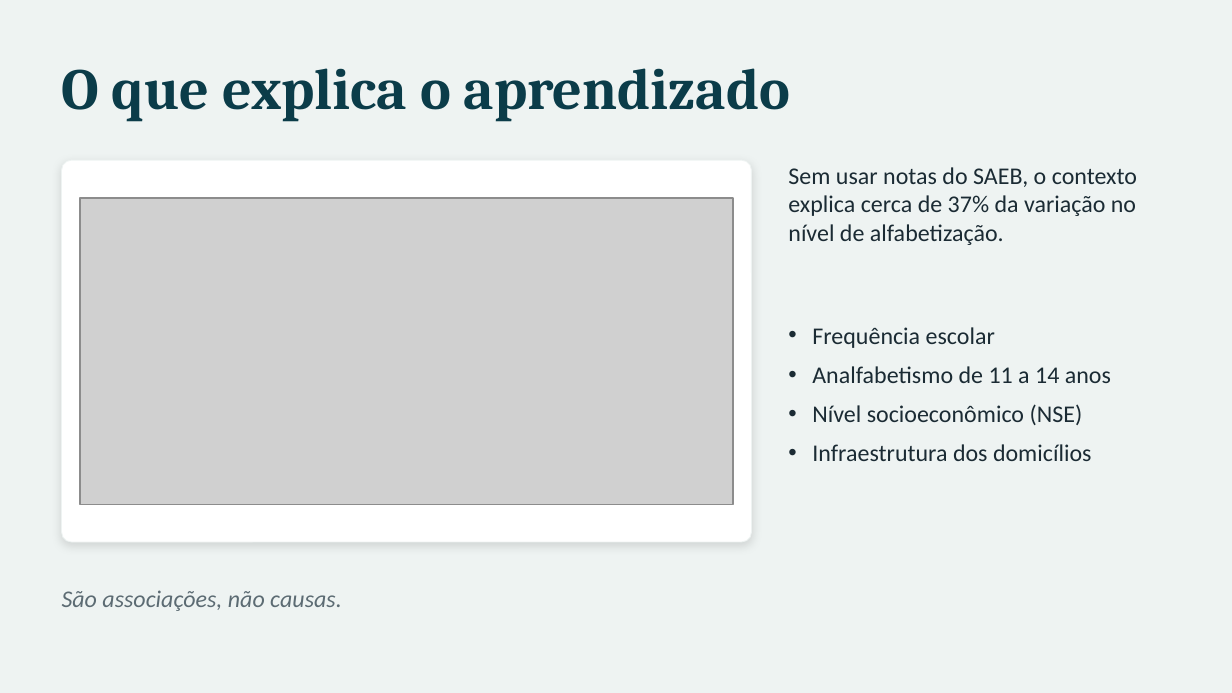
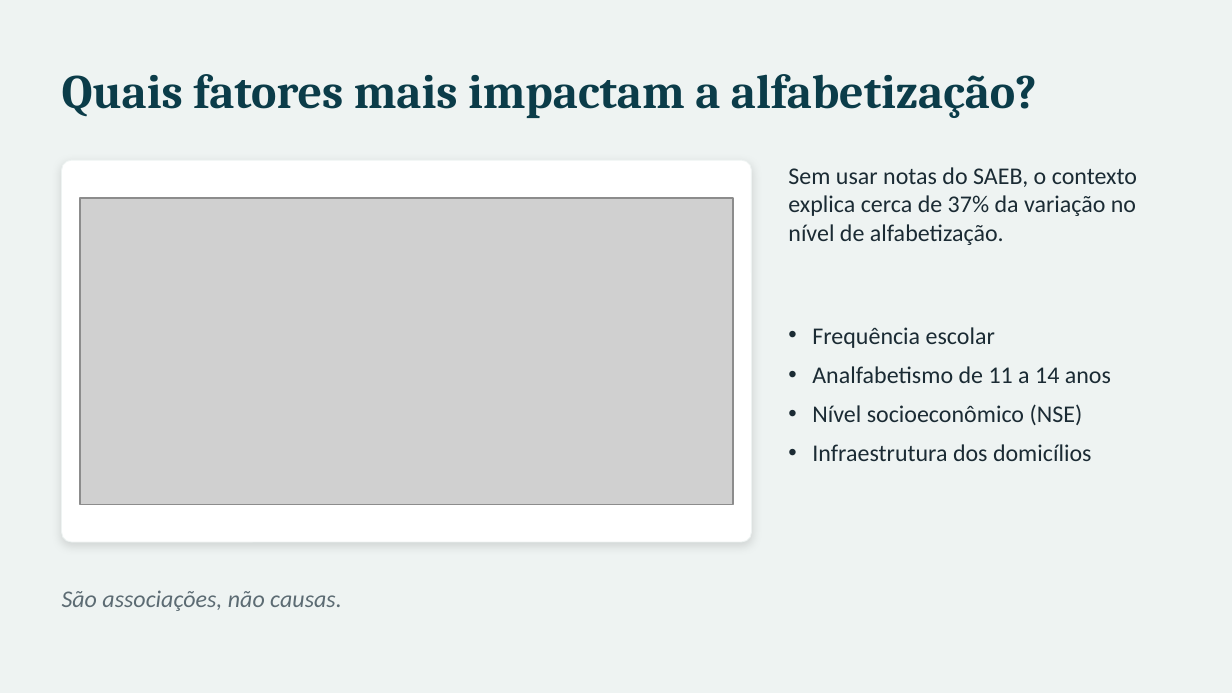
Before and after one commit to arthuralexandre10aa-sys/tech-challenge-fase3, a slide deck: slide 6 of docs/tech_challenge_fase3_video_executivo.pptx. Drawn at 1232x693 pixels with LibreOffice and Linux fonts; fonts in the diff are those of the drawing; grey boxes stand for pictures. Boxes give left, top, right and bottom in pixels: in the first picture for what was removed or moved away, otherwise in the second. Text is boxed around its words. In the diff, an @@ line names an element or a change of style, - is before the commit and + after.

```diff
--- a/docs/tech_challenge_fase3_video_executivo.pptx
+++ b/docs/tech_challenge_fase3_video_executivo.pptx
@@ title at <box>62,74,1037,118</box>: text changed; size 34 to 28 pt @@
-O que explica o aprendizado
+Quais fatores mais impactam a alfabetização?
```
Also in this commit, not shown: 5 other slides changed, 3 slides added, 1 other file.
